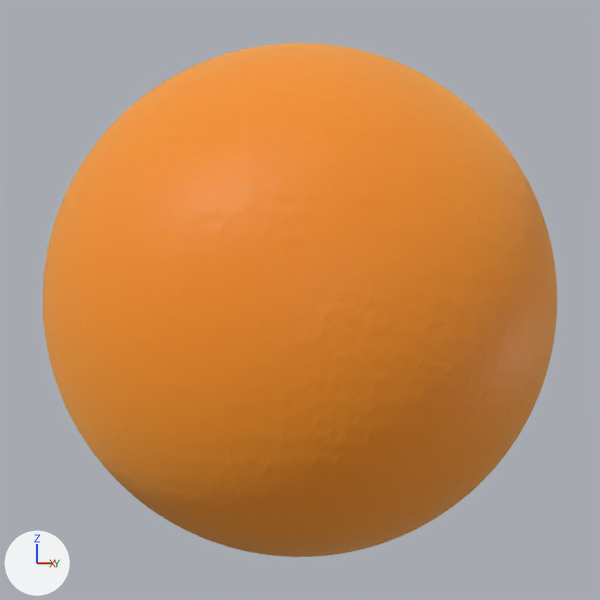
Renders of the Blender file MaterialsAndTextures/TextilesAndFabric/caban_1k.blend from each side of a commit.
Camera for both pictures: the file's camera 'Camera'. The lights are fixed; the arrows at lower left show +X, +Y and +Z. The picture after the commit comes second.
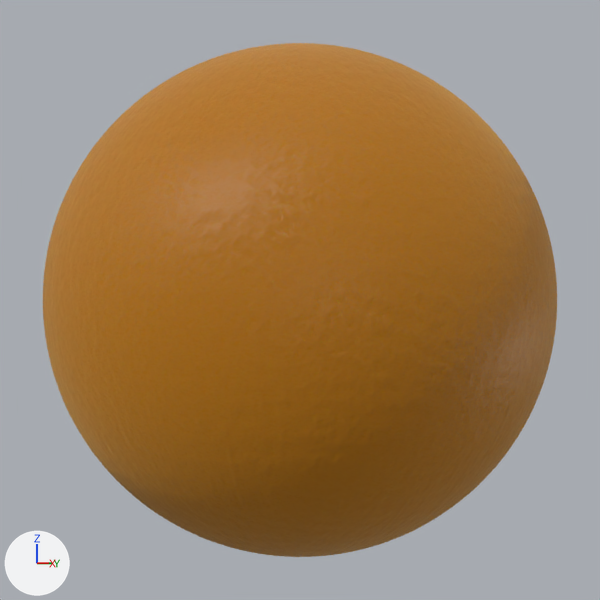
Location of each change, [x1, y1, x2, y2] in pixels of the pictures (600 x 600 px):
'Sphere', recoloured (orange to brown): [43, 43, 557, 557] in both

What changed in the scene script:
```text
Change mat_caban_rgb:
    remove n12 = _N.new('ShaderNodeValToRGB'); n12.name = 'Color Ramp'
    remove while len(n12.color_ramp.elements) > 1: n12.color_ramp.elements.remove(n12.color_ramp.elements[-1])
    remove n12.color_ramp.elements[0].position = 1.0; n12.color_ramp.elements[0].color = (1.0, 0.327, 0.0214, 1.0)
    add n13 = _N.new('ShaderNodeMix'); n13.name = 'Mix'
    add n13.data_type = 'RGBA'
    add n13.clamp_result = True
    add n13.inputs[0].default_value = 1.0  # 'Factor'
    add n13.inputs[7].default_value = (0.5, 0.182, 0.000142, 1.0)  # 'B', orange #bc7600
    where n1 = _N.new('ShaderNodeBsdfPrincipled'); n1.name = 'Principled BSDF.001'
    remove _L.new(n12.outputs[0], n1.inputs[0])  # 'Color' to 'Base Color'
    where n6 = _N.new('ShaderNodeTexImage'); n6.name = 'diff'
    remove _L.new(n6.outputs[0], n12.inputs[0])  # 'Color' to 'Factor'
    add _L.new(n13.outputs[2], n1.inputs[0])  # 'Result' to 'Base Color'
    add _L.new(n6.outputs[0], n13.inputs[6])  # 'Color' to 'A'
```
